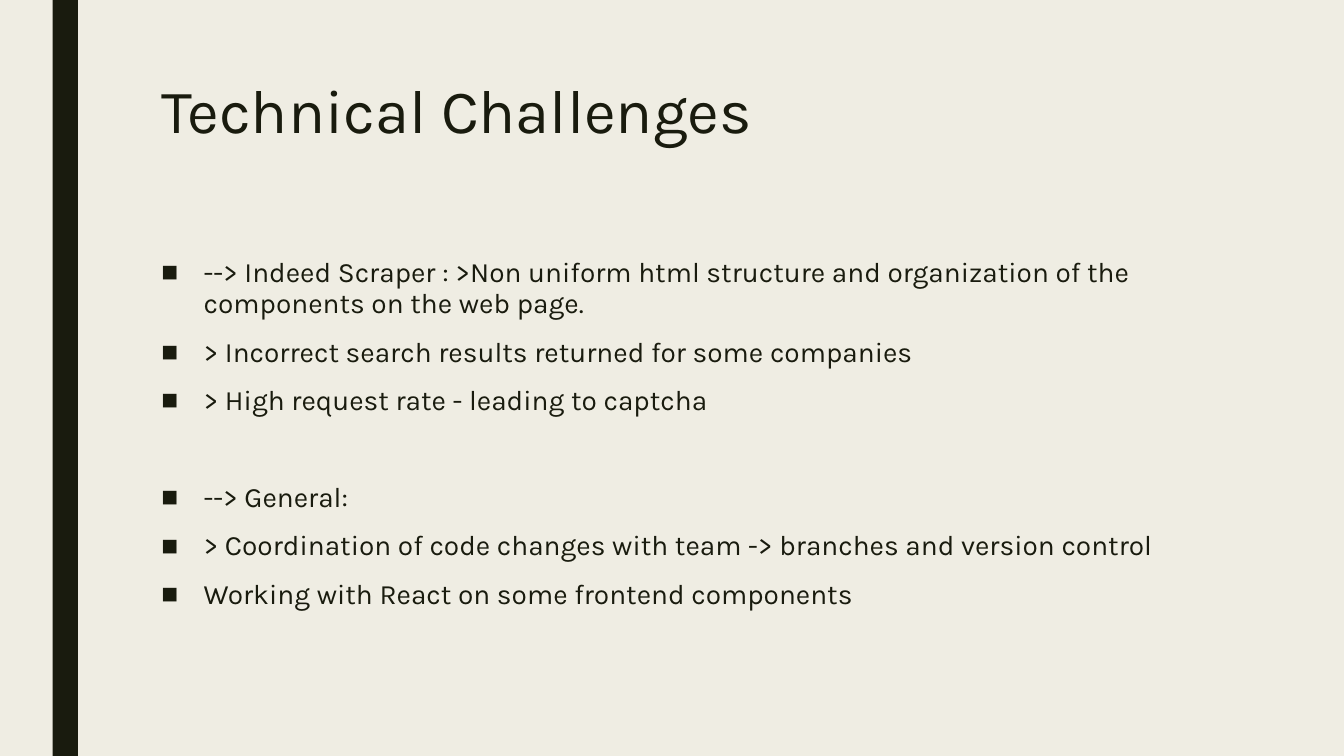
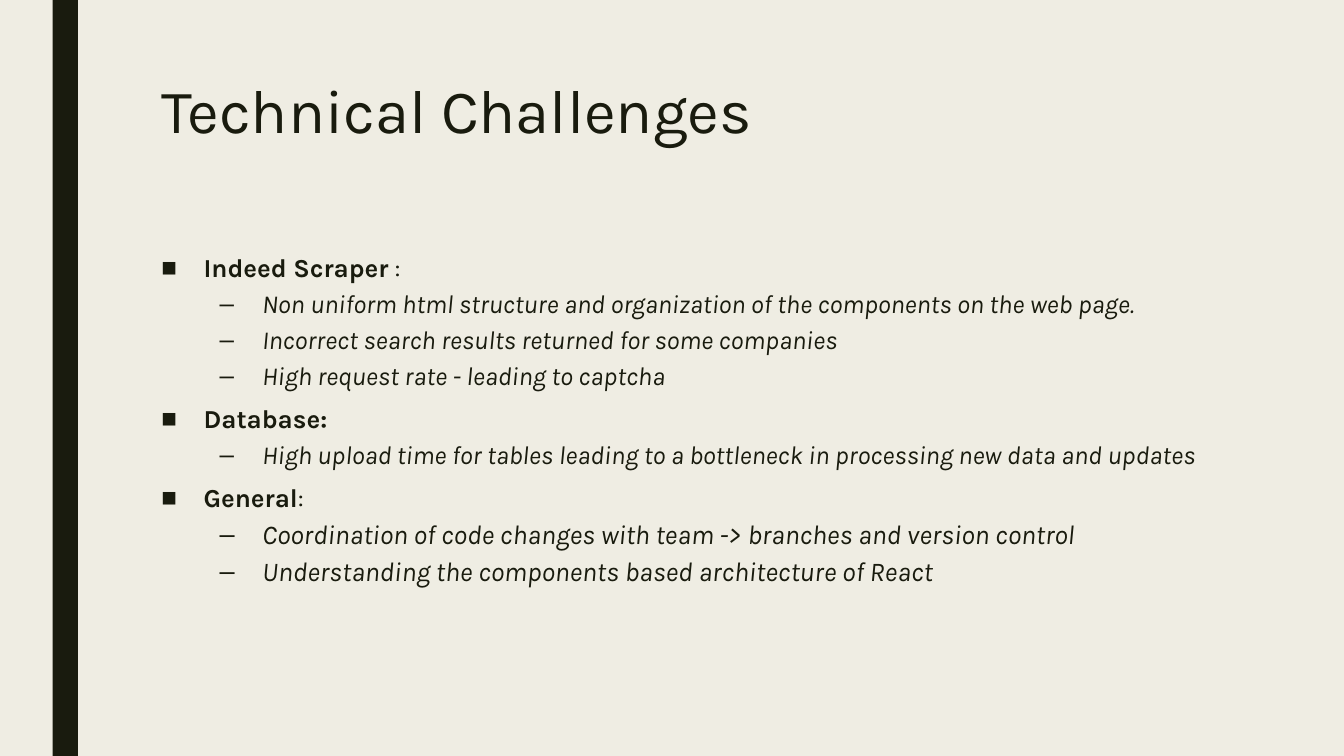
Before and after one commit to ShrivatsAgrawal/CIS550_Project_OPUS, a slide deck: slide 16 of Docs/finalcis550project.pptx. Drawn at 1344x756 pixels with LibreOffice and Linux fonts; fonts in the diff are those of the drawing. Boxes give left, top, right and bottom in pixels: in the first picture for what was removed or moved away, otherwise in the second. Text is boxed around its words. In the diff, an @@ line names an element or a change of style, - is before the commit and + after.

Commit message:
Tech Challenges Mod

```diff
--- a/Docs/finalcis550project.pptx
+++ b/Docs/finalcis550project.pptx
@@ text at (204,259,1196,588): text changed; size 20 to 18.5 pt; italic on @@
-■ --> Indeed Scraper : >Non uniform html structure and organization of the components on the web page.
-■ > Incorrect search results returned for some companies
-■ > High request rate - leading to captcha
-■ --> General:
-■ > Coordination of code changes with team -> branches and version control
-■ Working with React on some frontend components
+■ Indeed Scraper :
+  – Non uniform html structure and organization of the components on the web page.
+  – Incorrect search results returned for some companies
+  – High request rate - leading to captcha
+■ Database:
+  – High upload time for tables leading to a bottleneck in processing new data and updates
+■ General:
+  – Coordination of code changes with team -> branches and version control
+  – Understanding the components based architecture of React
```
